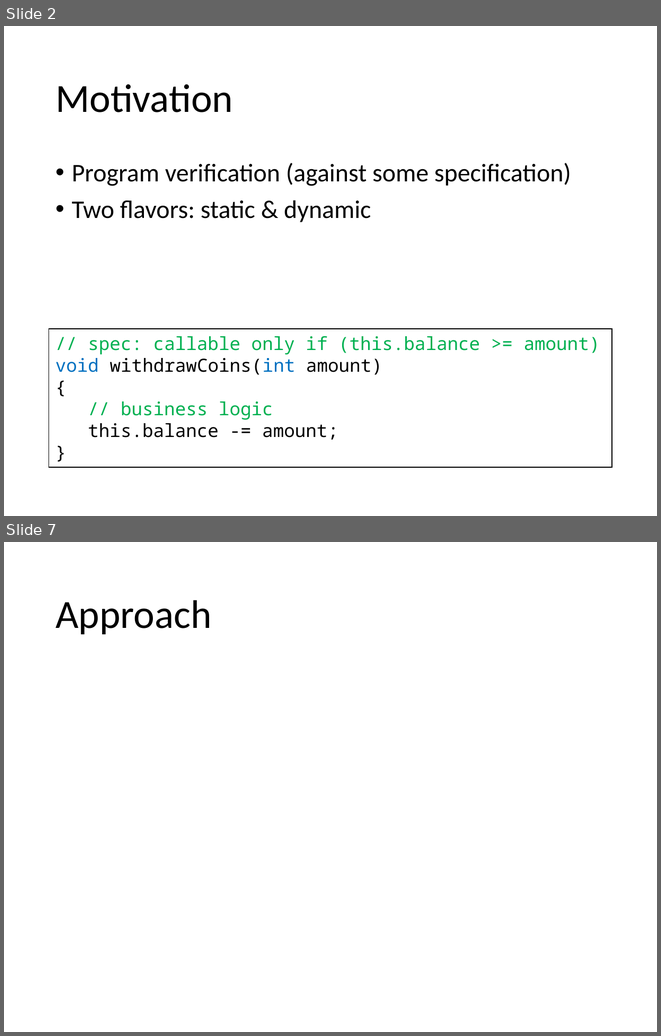
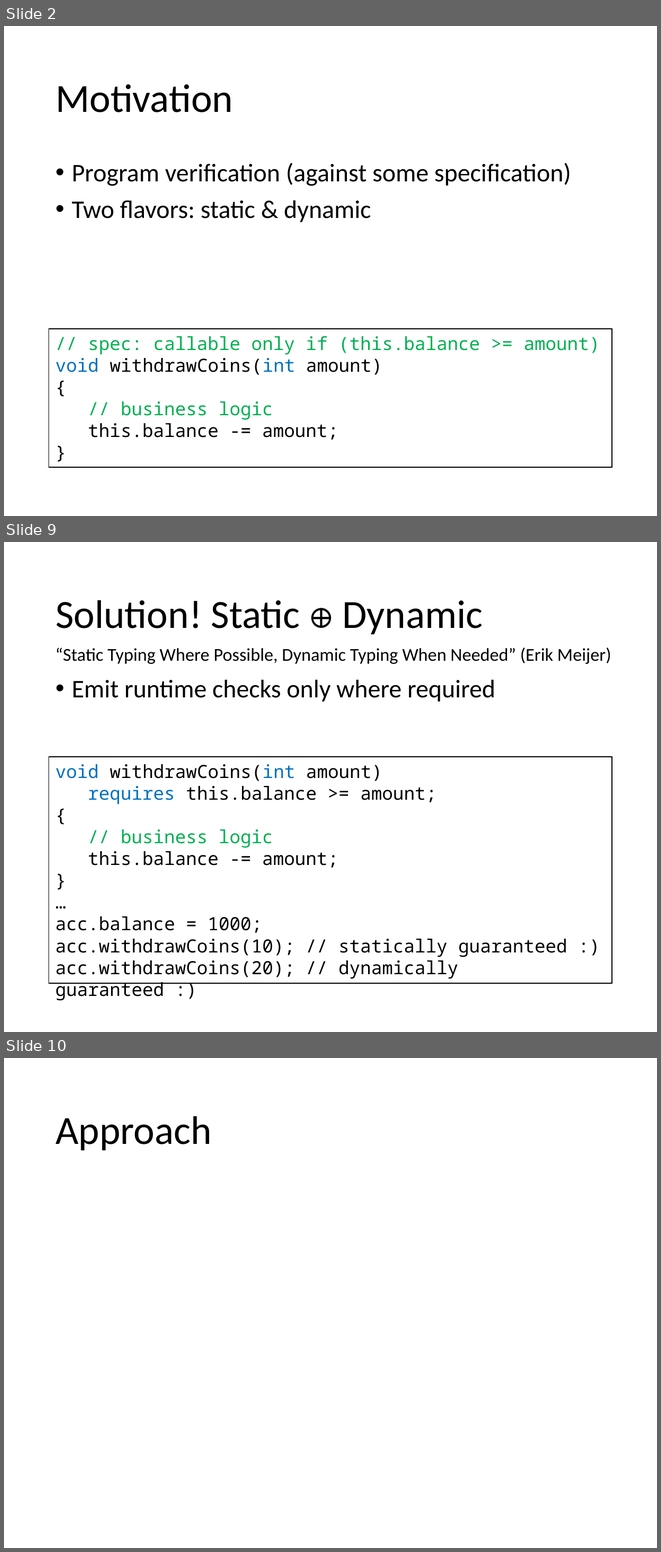
Before and after one commit to olydis/GradVerThesis, a slide deck: presentation/PLunch.pptx. Shown one above the other, each under a label of ours: slides 2 and 7 before the commit, slides 2, 9 and 10 after it; the slides between them are not shown. The pictures are 661x1036 and 661x1552 pixels, drawn with LibreOffice and Linux fonts; fonts in the diff are those of the drawing. Boxes give left, top, right and bottom in pixels: in the first picture for what was removed or moved away, otherwise in the second. Text is boxed around its words. In the diff, an @@ line names an element or a change of style, - is before the commit and + after.

```diff
--- a/presentation/PLunch.pptx
+++ b/presentation/PLunch.pptx
@@ slide 9 added at [4, 542, 657, 1032], background #FFFFFF @@
@@ title added at [55, 600, 483, 634], 44 pt, text #000000 @@
+Solution! Static ⊕ Dynamic
@@ text added at [55, 647, 611, 664], 20 pt, text #000000 @@
+“Static Typing Where Possible, Dynamic Typing When Needed” (Erik Meijer)
@@ text added at [72, 679, 495, 702], 28 pt, text #000000 @@
+• Emit runtime checks only where required
@@ rectangle added at [49, 757, 612, 983], fill #FFFFFF, outline #000000 1 pt, 20 pt, text #000000 @@
+void withdrawCoins(int amount)
+requires this.balance >= amount;
+{
+// business logic
+this.balance -= amount;
+}
+…
+acc.balance = 1000;
+acc.withdrawCoins(10); // statically guaranteed :)
+acc.withdrawCoins(20); // dynamically guaranteed :)
@@ what was slide 7 is now slide 10 @@
```
Also in this commit, not shown: 4 slides changed, 2 other slides added, 2 other files.
